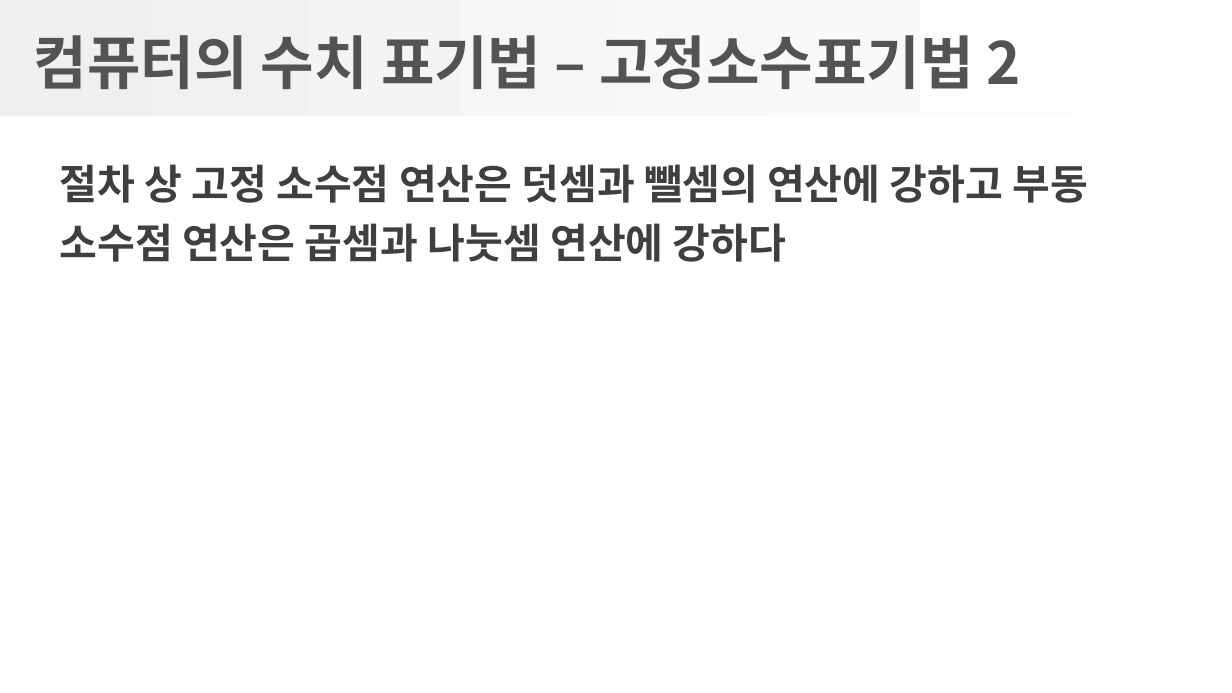
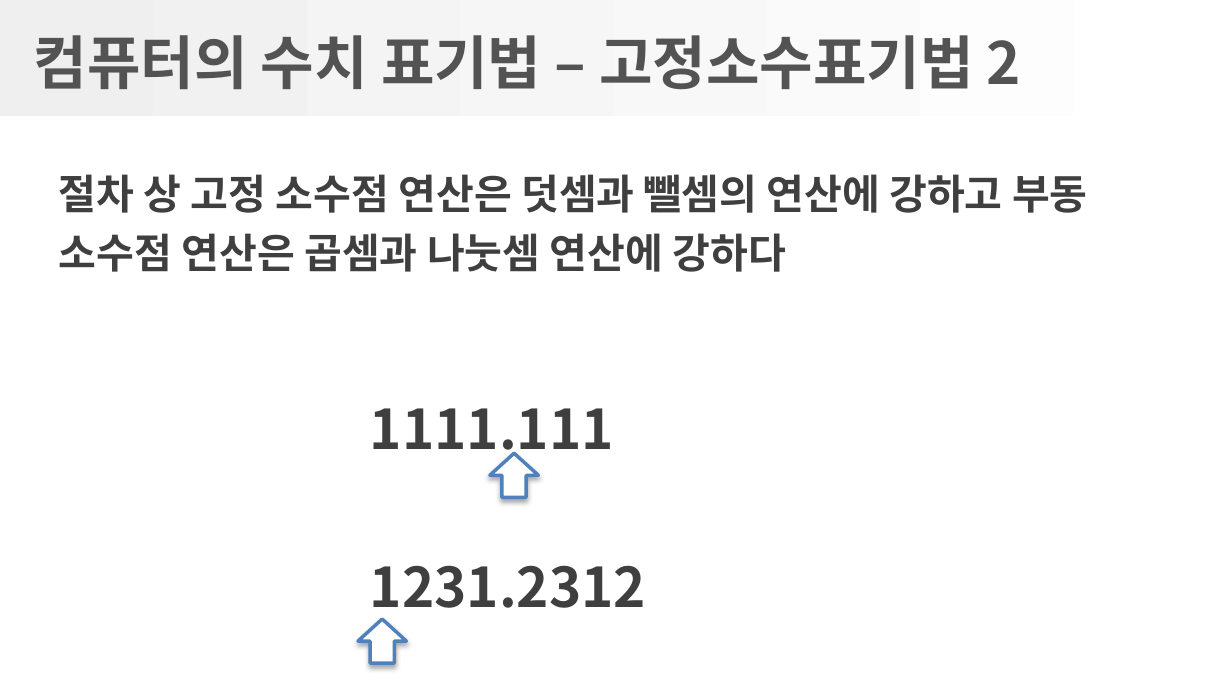
Before and after one commit to gatherKnowledge/Presentation, a slide deck: slide 38 of GreatCode/1-2장_수치표기법.pptx. Drawn at 1232x693 pixels with LibreOffice and Linux fonts; fonts in the diff are those of the drawing; background and template pictures are left out. Boxes give left, top, right and bottom in pixels: in the first picture for what was removed or moved away, otherwise in the second. Text is boxed around its words. In the diff, an @@ line names an element or a change of style, - is before the commit and + after.

```diff
--- a/GreatCode/1-2장_수치표기법.pptx
+++ b/GreatCode/1-2장_수치표기법.pptx
@@ text "절차 상 고정 소수점 연산은 ...": place and size @@
-text "절차 상 고정 소수점 연산은 ..." at (59, 164, 1089, 262)
+text "절차 상 고정 소수점 연산은 ..." at (59, 174, 1088, 272)
@@ text added at (370, 408, 646, 621), 32 pt, text #3F3F3F, bold @@
+1111.111
+1231.2312
@@ right arrow added at (490, 453, 538, 497), fill #FFFFFF, outline #4F81BD 2 pt @@
@@ right arrow added at (358, 619, 406, 663), fill #FFFFFF, outline #4F81BD 2 pt @@
```
Also in this commit, not shown: 11 other slides changed, 1 slide added, 30 slides removed, 2 other files.
